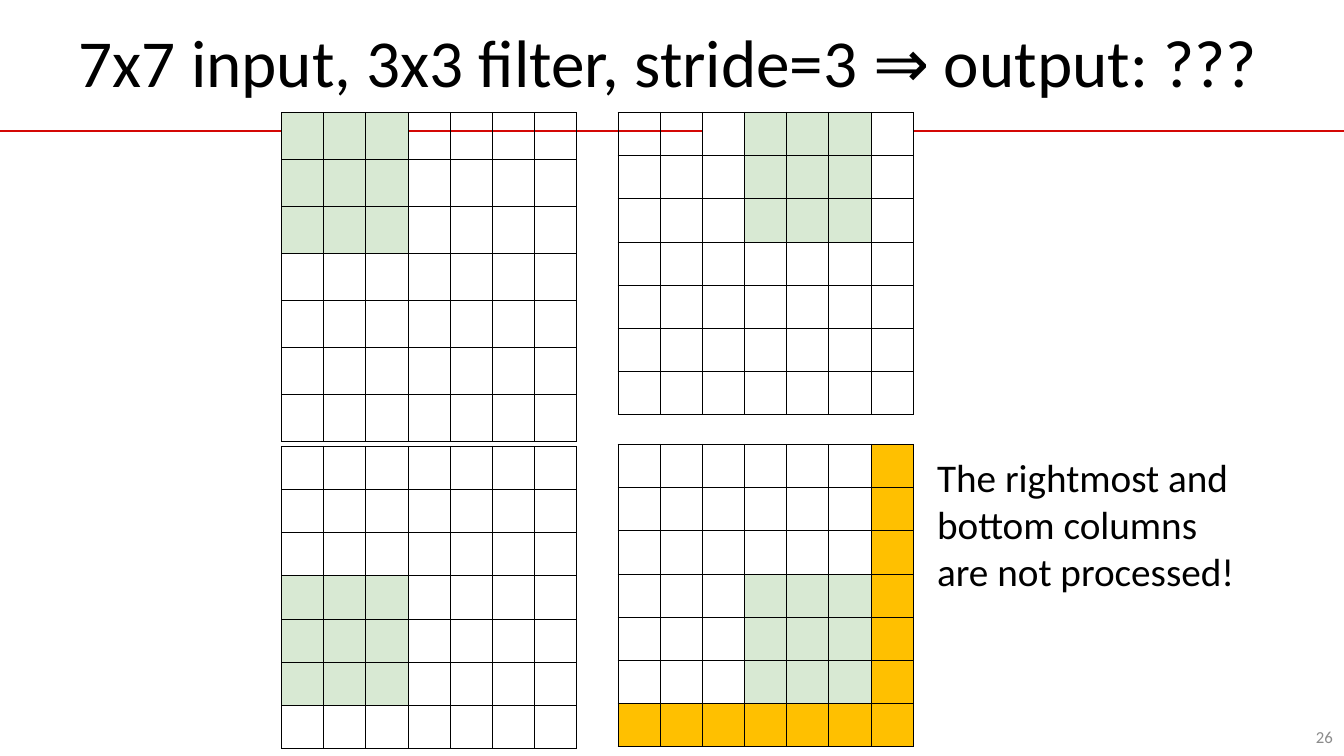
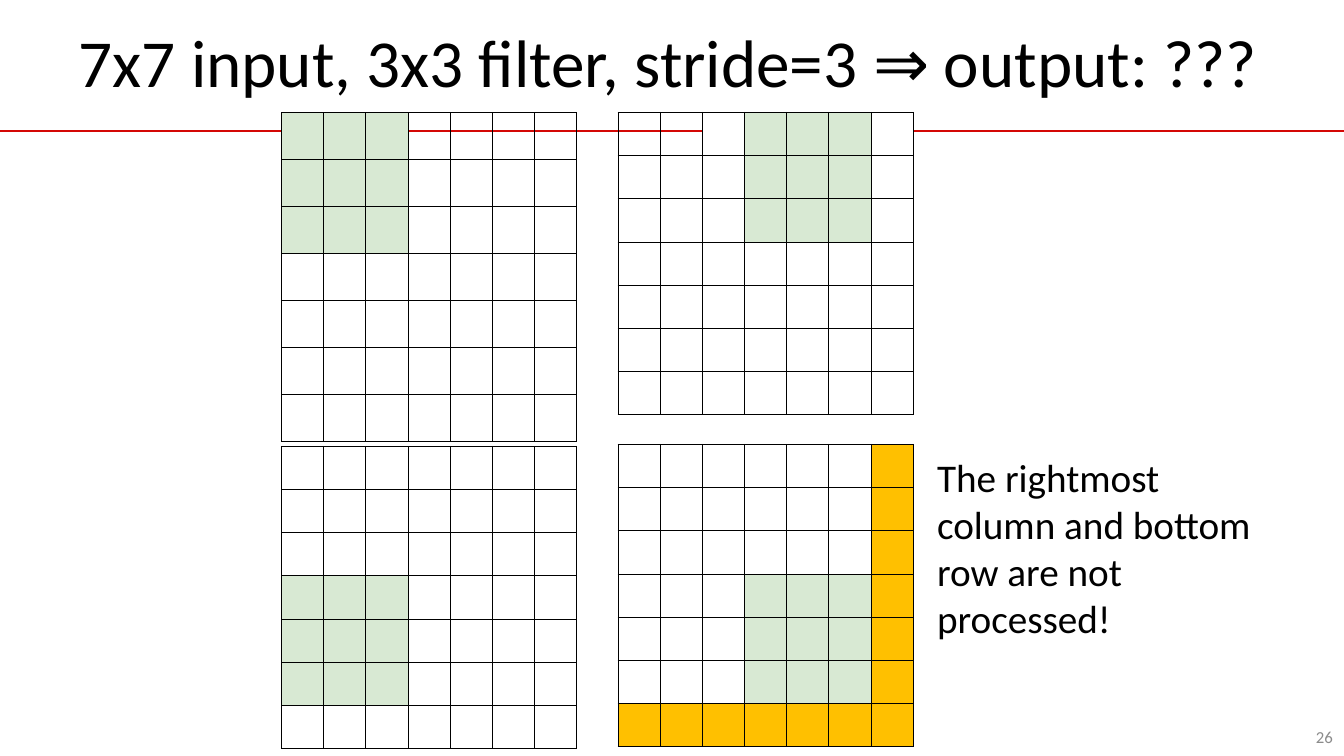
Before and after one commit to guhofstra/CSC144V, a slide deck: slide 26 of PPTs/L3.1 Convolutional Neural Networks.pptx. Drawn at 1344x756 pixels with LibreOffice and Linux fonts; fonts in the diff are those of the drawing. Boxes give left, top, right and bottom in pixels: in the first picture for what was removed or moved away, otherwise in the second. Text is boxed around its words. In the diff, an @@ line names an element or a change of style, - is before the commit and + after.

```diff
--- a/PPTs/L3.1 Convolutional Neural Networks.pptx
+++ b/PPTs/L3.1 Convolutional Neural Networks.pptx
@@ text at (937, 464, 1251, 640): text changed @@
-The rightmost and bottom columns are not processed!
+The rightmost column and bottom row are not processed!
```
Also in this commit, not shown: 5 other slides changed, 1 other file.
